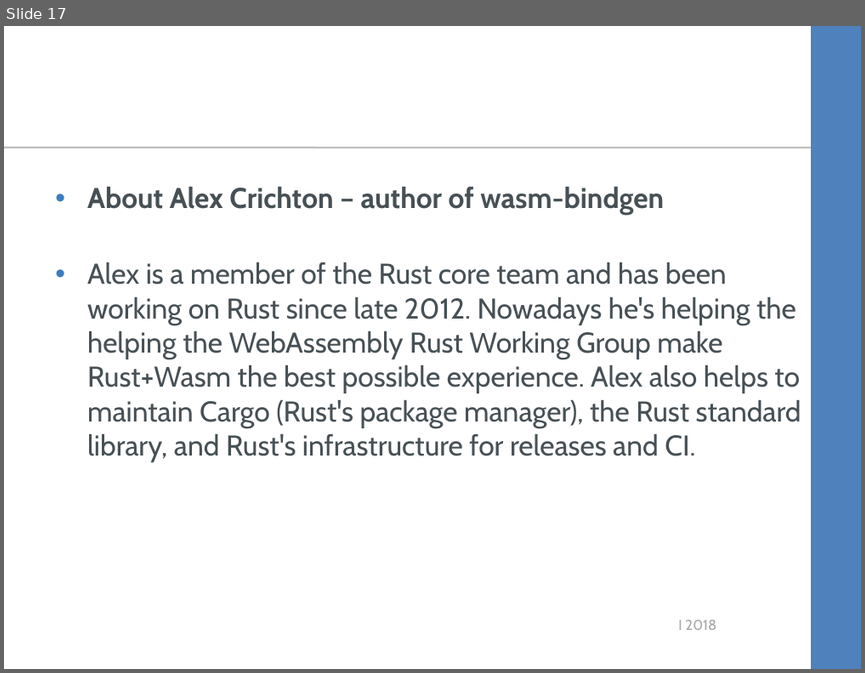
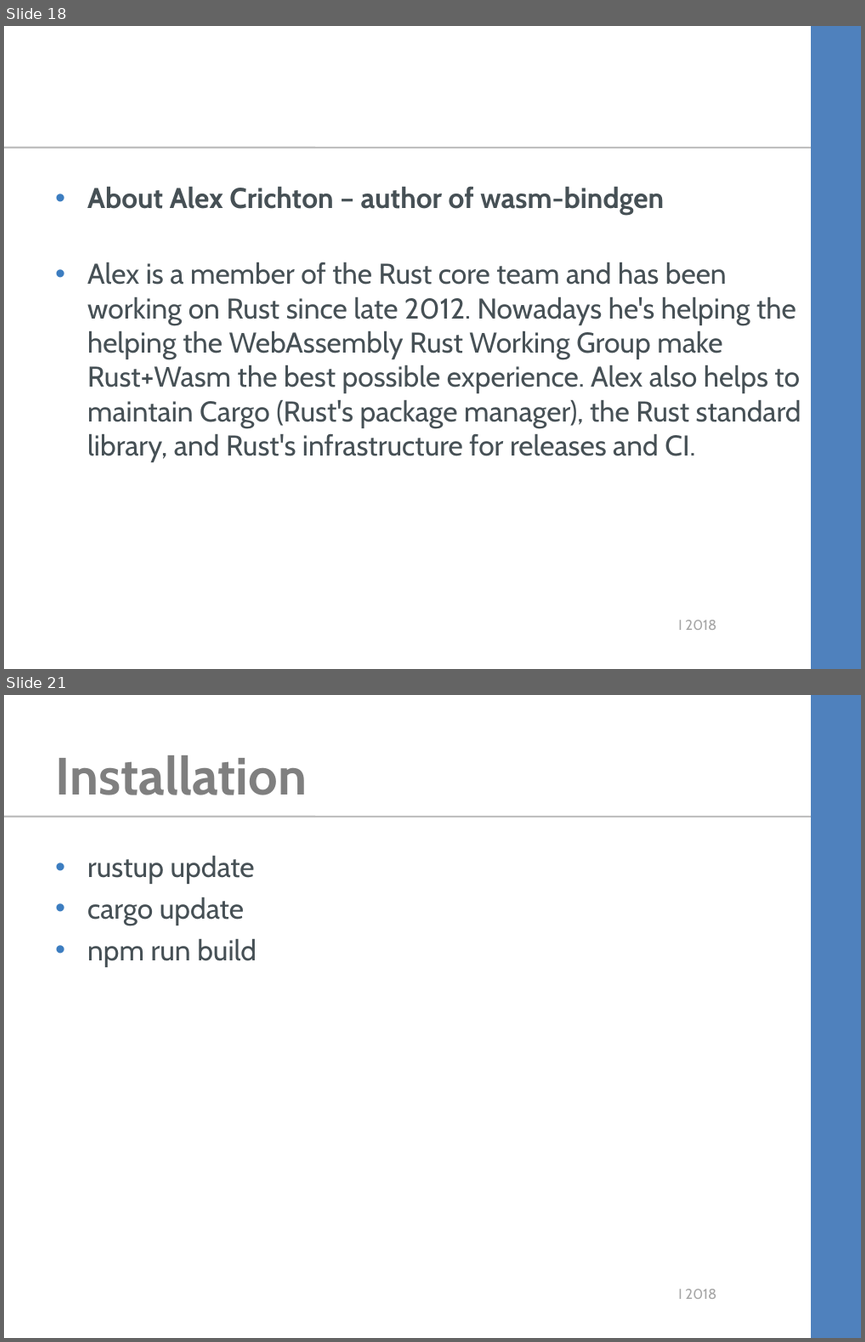
Before and after one commit to kimtuck/WebAssembly, a slide deck: webassembly.ppt. Shown one above the other, each under a label of ours: slide 17 before the commit, slides 18 and 21 after it; the slides between them are not shown. The pictures are 865x673 and 865x1342 pixels, drawn with LibreOffice and Linux fonts; fonts in the diff are those of the drawing; background and template pictures are left out. Boxes give left, top, right and bottom in pixels: in the first picture for what was removed or moved away, otherwise in the second. Text is boxed around its words. In the diff, an @@ line names an element or a change of style, - is before the commit and + after.

```diff
--- a/webassembly.ppt
+++ b/webassembly.ppt
@@ slide 21 added at (4,695,861,1338), background #FFFFFF; not listed: 3 template elements that a slide beside it also shows @@
@@ title added at (55,755,307,795), 44 pt, text #7F7F7F, bold @@
+Installation
@@ text added at (87,856,256,967), 24 pt, text #465055 @@
+• rustup update
+• cargo update
+• npm run build
@@ what was slide 17 is now slide 18 @@
```
Also in this commit, not shown: 3 other slides added, 8 other files.
